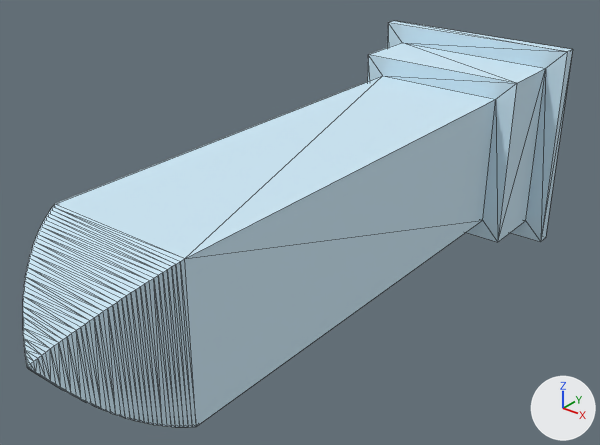
What one commit did to the FBX model Unity Project/Giroux-CAP6117-SANC - crown/Assets/Models/LOD Headstones/PA-61-F.fbx.
The view is the same before and after, from a 50 mm lens placed at (0.787, -1.571, 0.603), pointed at (-0.009, -0.577, -0.013). Every picture has the same lights, and +X, +Y and +Z are marked at lower right. The first picture is the older version. Mesh edges are drawn as thin lines. Objects named as collision shapes, trigger or cutter boxes, shadow casters or lower levels of detail are left out. Where no turn or scale is listed for an object, it has been applied to the vertices.

Objects in the first picture: 'PA-61-F_LOD0'.
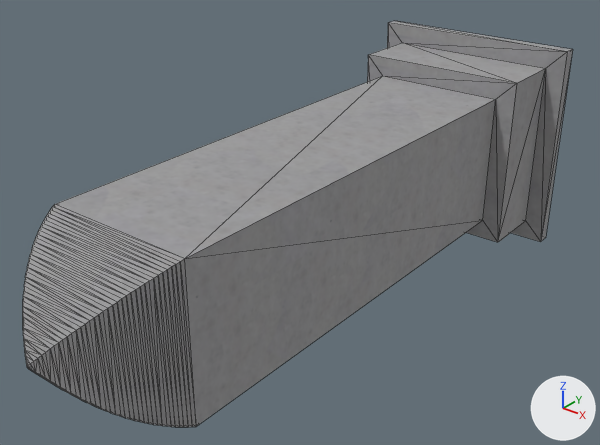
Pixel boxes [x1, y1, x2, y2] of what changed, in the pictures (600 x 445 px):
```json
{"object": "PA-61-F_LOD0", "change": "recoloured", "before": [23, 21, 573, 427], "after": [23, 21, 573, 427], "on screen": "blue to grey"}
```

The change, as JSON lines over the scene's bpy script:
```json
{"op": "add", "block": "img_a_61_f_png", "code": ["img_a_61_f_png = load_image('A-61-F.png', '../../Materials/LOD Headstone Mats/A-61-F.png', 1024, 1024, 'sRGB')"]}
{"op": "add", "block": "mat_0_615686_0_811765_0_929412_0_000000_0_135", "code": ["mat_0_615686_0_811765_0_929412_0_000000_0_135 = principled_material('0.615686_0.811765_0.929412_0.000000_0.135')", "mat_0_615686_0_811765_0_929412_0_000000_0_135.texture = img_a_61_f_png", "mat_0_615686_0_811765_0_929412_0_000000_0_135.roughness = 0.859"]}
{"block": "me_mesh18", "where": "me_mesh18.from_pydata(...)  # 165 vertices, 326 faces; spans x -0.203..0.203, y -1.123..0.0, z -0.203..0.203"}
{"op": "remove", "block": "me_mesh18", "code": "me_mesh18.materials.append(mat_0_615686_0_811765_0_929412_0_000000_0_000000)  # blue #cee9f7"}
{"op": "add", "block": "me_mesh18", "code": "me_mesh18.materials.append(mat_0_615686_0_811765_0_929412_0_000000_0_135)  # picture img_a_61_f_png"}
```
